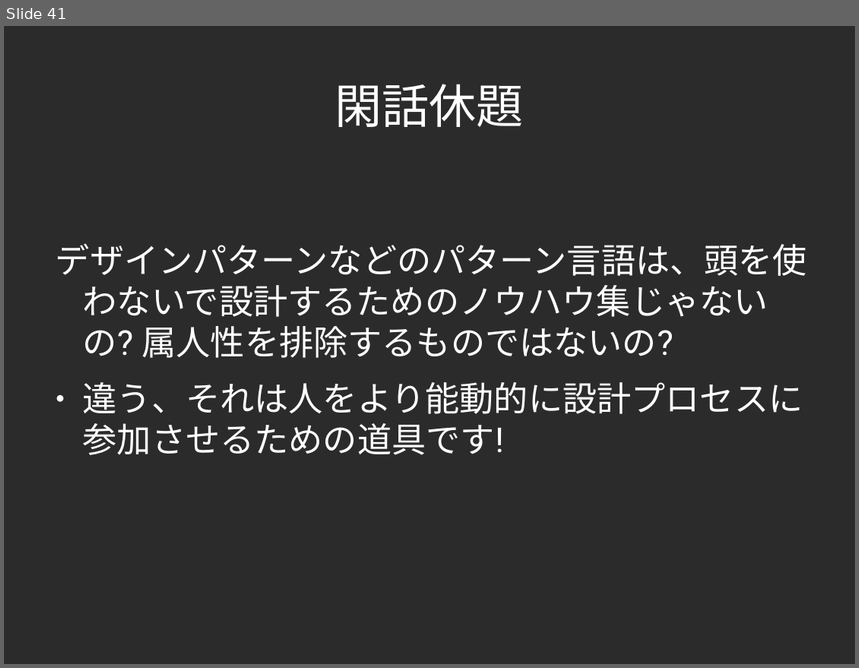
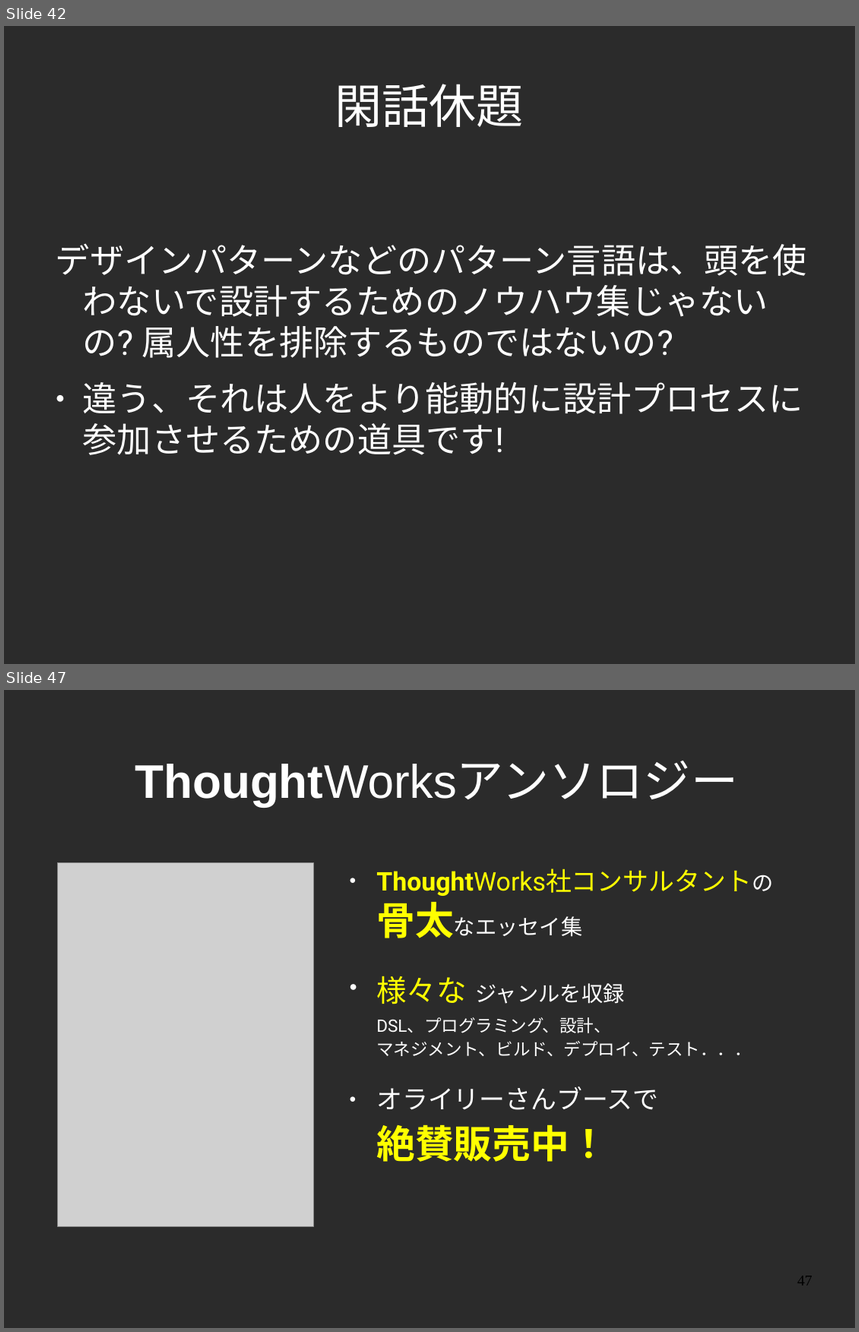
Before and after one commit to yojik/yojik-lib, a slide deck: 2009devsumi/oo_exercise/doc/devsum.odp. Shown one above the other, each under a label of ours: slide 41 before the commit, slides 42 and 47 after it; the slides between them are not shown. The pictures are 859x668 and 859x1332 pixels, drawn with LibreOffice and Linux fonts; fonts in the diff are those of the drawing; grey boxes stand for pictures; background and template pictures are left out; a plain dark background stands for a picture behind light text. Boxes give left, top, right and bottom in pixels: in the first picture for what was removed or moved away, otherwise in the second. Text is boxed around its words. In the diff, an @@ line names an element or a change of style, - is before the commit and + after.

```diff
--- a/2009devsumi/oo_exercise/doc/devsum.odp
+++ b/2009devsumi/oo_exercise/doc/devsum.odp
@@ slide 47 added at box(4, 690, 855, 1328), background picture (left out) @@
@@ title added at box(135, 761, 738, 806), 44 pt, text #FFFFFF @@
+ThoughtWorksアンソロジー
@@ picture added at box(58, 863, 314, 1227) @@
@@ text added at box(376, 895, 752, 1162), 16 pt, text #FFFFFF @@
+● ThoughtWorks社コンサルタントの
+  骨太なエッセイ集
+● 様々な ジャンルを収録
+  DSL、プログラミング、設計、
+  マネジメント、ビルド、デプロイ、テスト．．．
+● オライリーさんブースで
+  絶賛販売中！
@@ page number added at box(797, 1276, 813, 1285), 14 pt, text #000000 @@
+47
@@ what was slide 41 is now slide 42 @@
```
Also in this commit, not shown: 9 slides changed, 7 other slides added, 4 slides removed.
